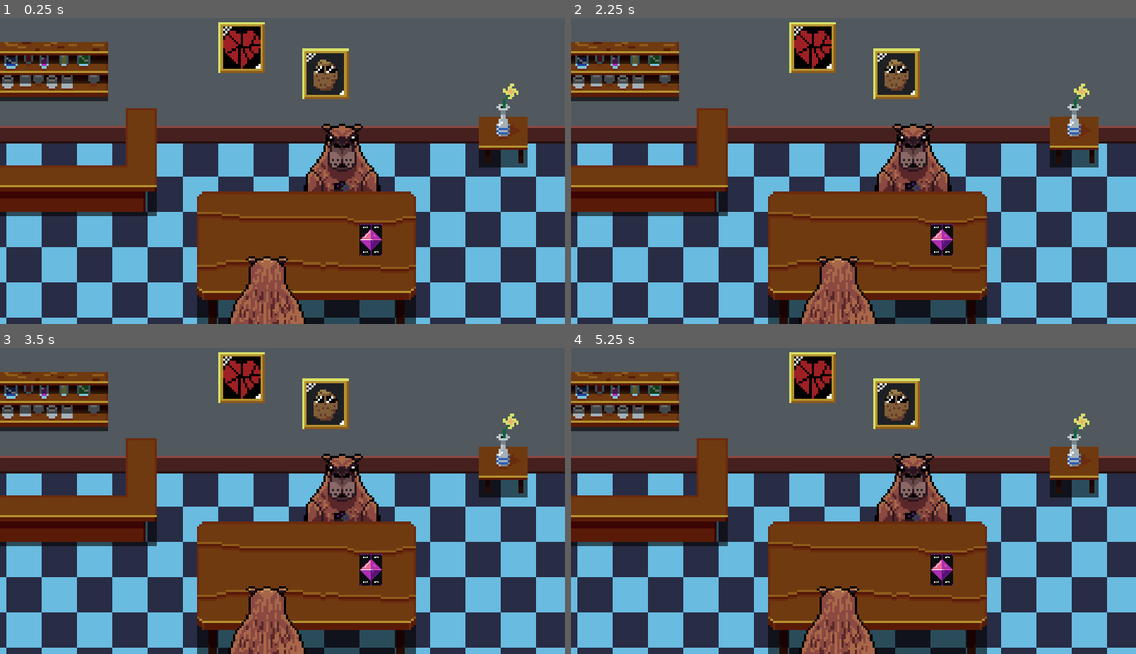
Above: before the commit, frames 1-4 (two rows, left to right).
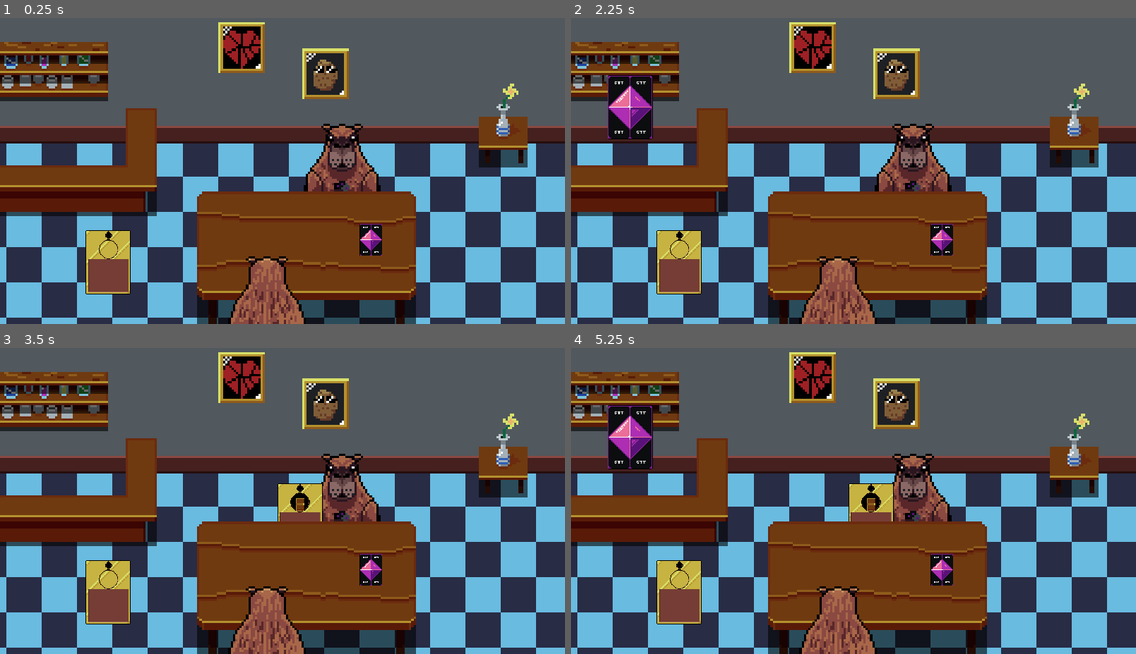
Above: after the commit, the same moments.

Repository: Buckviser/GameJam
Game: Godot game, scene res://scenes/battle_table.tscn
Two runs of this game, one before a commit and one after it. Both use one fixed random seed, a clock stepped at 60 frames per second and the inputs below.
Inputs (mouse positions are in pixels of both pictures, inside the frame that each line leads up to):
- Up to frame 1 (0.25 s): no input
- Up to frame 2 (2.25 s): tap Enter at 0.5, 2 s; move the mouse to (977, 149) at 0.52 s; tap Z at 0.6, 1.35, 2.1 s; click (977, 149) at 0.67 s; tap Space at 0.77, 1.25, 1.52 s; move the mouse to (740, 180) at 1.27 s; click (740, 180) at 1.42 s; move the mouse to (910, 94) at 2.02 s; click (910, 94) at 2.17 s
- Up to frame 3 (3.5 s): move the mouse to (254, 559) at 2.77 s; tap Z at 2.85 s; click (254, 559) at 2.92 s; tap Space at 3.02 s
- Up to frame 4 (5.25 s): move the mouse to (1023, 543) at 3.52 s; tap Z at 3.6, 4.35, 5.1 s; click (1023, 543) at 3.67 s; tap Space at 3.77, 4.52 s; move the mouse to (684, 448) at 4.27 s; click (684, 448) at 4.42 s; move the mouse to (881, 494) at 5.02 s; click (881, 494) at 5.17 s

The runs differ from the first frame. In frame 1, 1.7% of the frame differs, in the area x 15-24%, y 69-91%; in frame 2, 3.3%; in frame 3, 2.6%; in frame 4, 4.2%, in the area x 6-58%, y 18-91%.
Error before the commit: Invalid access to property or key 'position' on a base object of type 'Nil'. (res://scenes/battle_table.tscn::GDScript_si2f6:110)
Error after the commit: Invalid access to property or key 'card_owner' on a base object of type 'null instance'. (res://scenes/battle_table.tscn::GDScript_si2f6:69)

Commit message:
Fix small resources crashes

Diff:
--- a/scenes/battle_table.tscn
+++ b/scenes/battle_table.tscn
@@ -7,6 +7,8 @@
 [ext_resource type="Texture2D" uid="uid://b1e4xfiddc4jo" path="res://sprites/cenario.png" id="6_6u686"]
 [ext_resource type="Texture2D" uid="uid://x5c24tyujtj7" path="res://sprites/mesa_bar.png" id="6_kp2p7"]
 [ext_resource type="Texture2D" uid="uid://c6kvxsdgcosc3" path="res://sprites/Enemy.png" id="6_qqw5o"]
+[ext_resource type="Texture2D" uid="uid://csrgcqn22tgbd" path="res://sprites/Raridade_Cartas_-_Ouro.png" id="8_45s5i"]
+[ext_resource type="Texture2D" uid="uid://b0cyfn1734cgu" path="res://sprites/Layout_Cartas.png" id="9_essnk"]
 
 [sub_resource type="GDScript" id="GDScript_si2f6"]
 script/source = "extends Control
@@ -216,7 +218,7 @@
 	p_card.z_index = 0
 "
 
-[node name="battle_table" type="Control" node_paths=PackedStringArray("_enemy_hand_container", "_player_hand_container", "_player_deck", "_enemy_deck", "_used_card_final_position")]
+[node name="battle_table" type="Control" node_paths=PackedStringArray("_enemy_hand_container", "_player_hand_container", "_player_deck_node", "_enemy_deck_node", "_used_card_final_position")]
 layout_mode = 3
 anchors_preset = 0
 offset_right = 1280.0
@@ -226,14 +228,14 @@
 _card_preload = ExtResource("1_sqmq8")
 _enemy_hand_container = NodePath("enemy_hand_container")
 _player_hand_container = NodePath("player_hand_container")
-_player_deck = NodePath("player_deck")
-_enemy_deck = NodePath("enemy_deck")
+_player_deck_node = NodePath("player_deck")
+_enemy_deck_node = NodePath("enemy_deck")
 _used_card_final_position = NodePath("Marker2D")
 metadata/_edit_lock_ = true
 
-
 [node name="player_deck" type="TextureRect" parent="."]
 z_index = 1
+layout_mode = 0
 offset_left = 815.0
 offset_top = 493.0
 offset_right = 917.0
@@ -244,6 +246,7 @@
 
 [node name="enemy_deck" type="TextureRect" parent="."]
 z_index = 1
+layout_mode = 0
 offset_left = -599.0
 offset_top = -19.0
 offset_right = -497.0
@@ -253,6 +256,7 @@
 
 [node name="player_hand_container" type="HBoxContainer" parent="."]
 z_index = 2
+layout_mode = 0
 offset_left = 668.0
 offset_top = 574.0
 offset_right = 1180.0
@@ -262,6 +266,7 @@
 alignment = 1
 
 [node name="enemy_hand_container" type="HBoxContainer" parent="."]
+layout_mode = 0
 offset_left = -457.0
 offset_top = 14.0
 offset_right = -149.0
@@ -323,4 +328,12 @@
 position = Vector2(697, 360)
 texture = ExtResource("6_kp2p7")
 
+[node name="RaridadeCartas-Ouro" type="Sprite2D" parent="."]
+position = Vector2(245, 580)
+texture = ExtResource("8_45s5i")
+
+[node name="LayoutCartas" type="Sprite2D" parent="."]
+position = Vector2(246, 580)
+texture = ExtResource("9_essnk")
+
 [connection signal="gui_input" from="player_deck" to="." method="_on_deck_gui_input"]
--- a/scenes/card.tscn
+++ b/scenes/card.tscn
@@ -115,7 +115,7 @@
 [sub_resource type="LabelSettings" id="LabelSettings_bqoeu"]
 font_size = 12
 
-[node name="card" type="Control" node_paths=PackedStringArray("_card_description", "_card_background", "_card_rarity", "_card_info", "_card_type")]
+[node name="card" type="Control" node_paths=PackedStringArray("_card_description_label", "_card_back_node", "_card_rarity_node", "_card_layout_node", "_card_type_node")]
 custom_minimum_size = Vector2(102, 145)
 layout_mode = 3
 anchors_preset = 0
Not shown: 1 places in scenes/battle_table.tscn that only renumber resources
